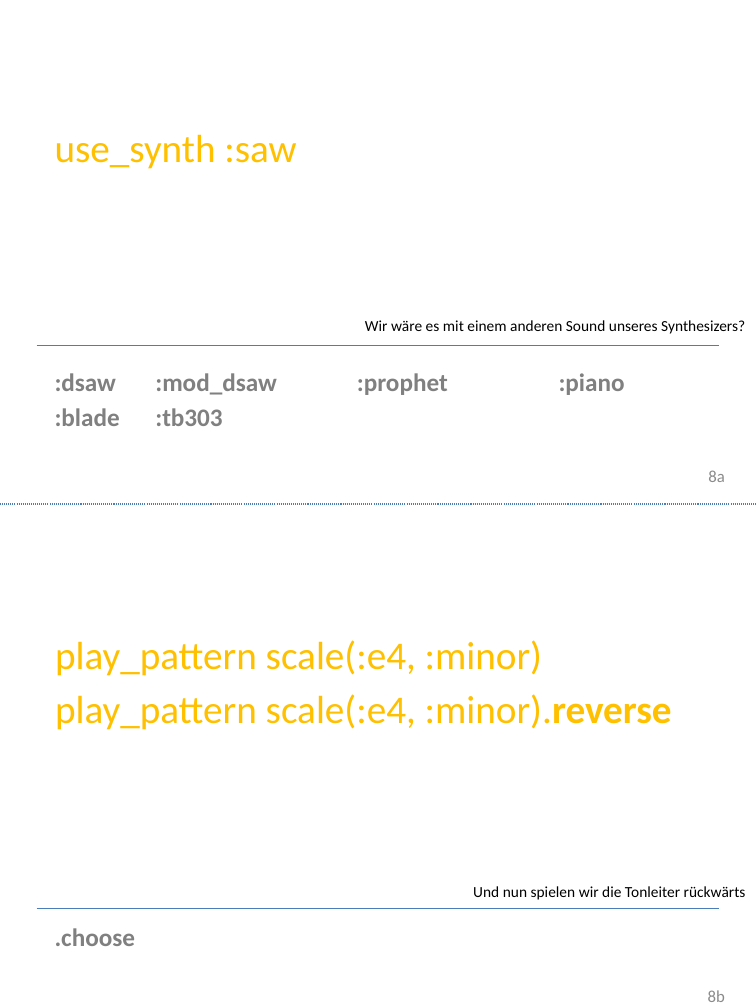
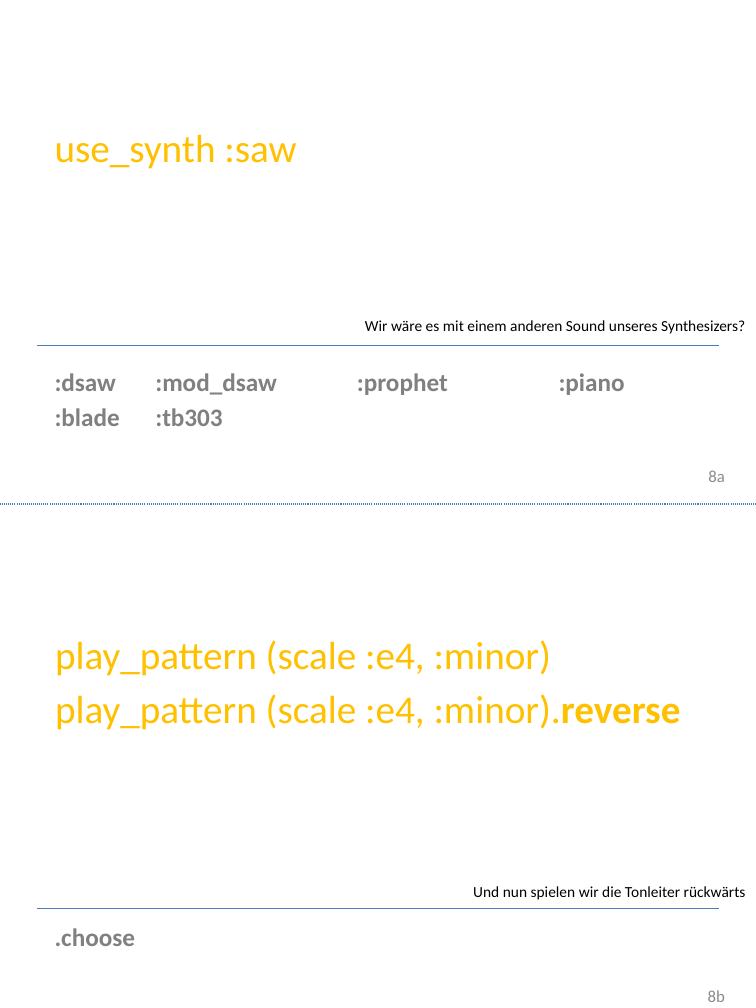
Before and after one commit to Devoxx4KidsDE/SonicPI, a slide deck: slide 8 of documentation/Sonic PI Workshop.pptx. Drawn at 756x1008 pixels with LibreOffice and Linux fonts; fonts in the diff are those of the drawing; background and template pictures are left out. Boxes give left, top, right and bottom in pixels: in the first picture for what was removed or moved away, otherwise in the second. Text is boxed around its words. In the diff, an @@ line names an element or a change of style, - is before the commit and + after.

Commit message:
changed scale according to Sam's advice to reflect the ring idea more

```diff
--- a/documentation/Sonic PI Workshop.pptx
+++ b/documentation/Sonic PI Workshop.pptx
@@ text at [55, 640, 681, 730]: text changed @@
-play_pattern scale(:e4, :minor)
-play_pattern scale(:e4, :minor).reverse
+play_pattern (scale :e4, :minor)
+play_pattern (scale :e4, :minor).reverse
```
Also in this commit, not shown: 5 other slides changed, 1 other file.
